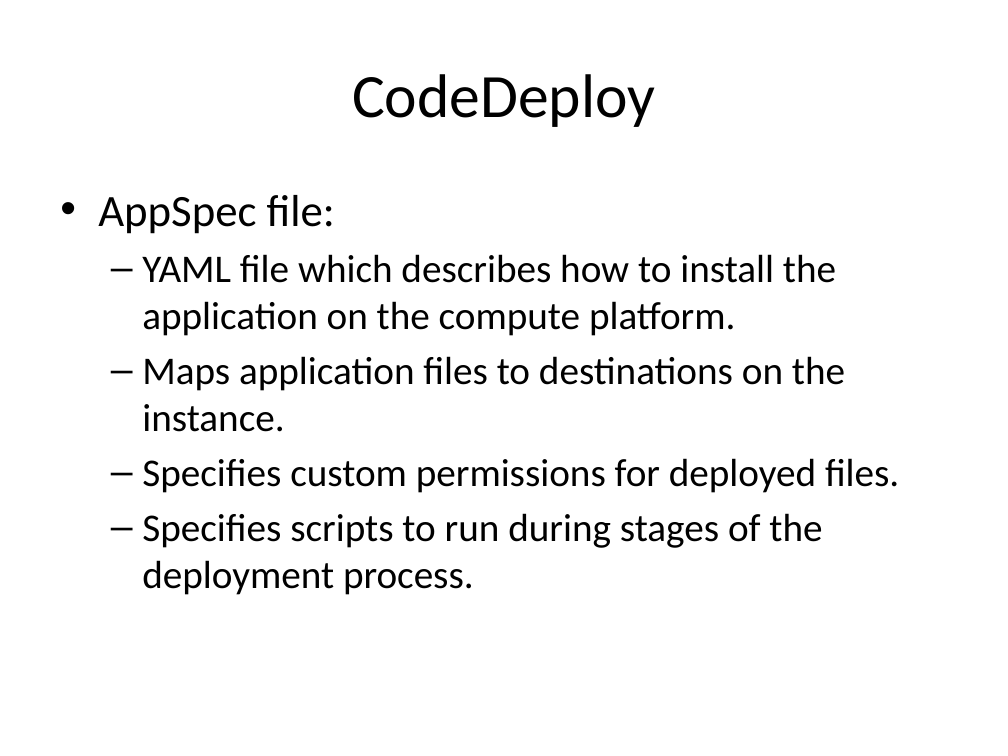
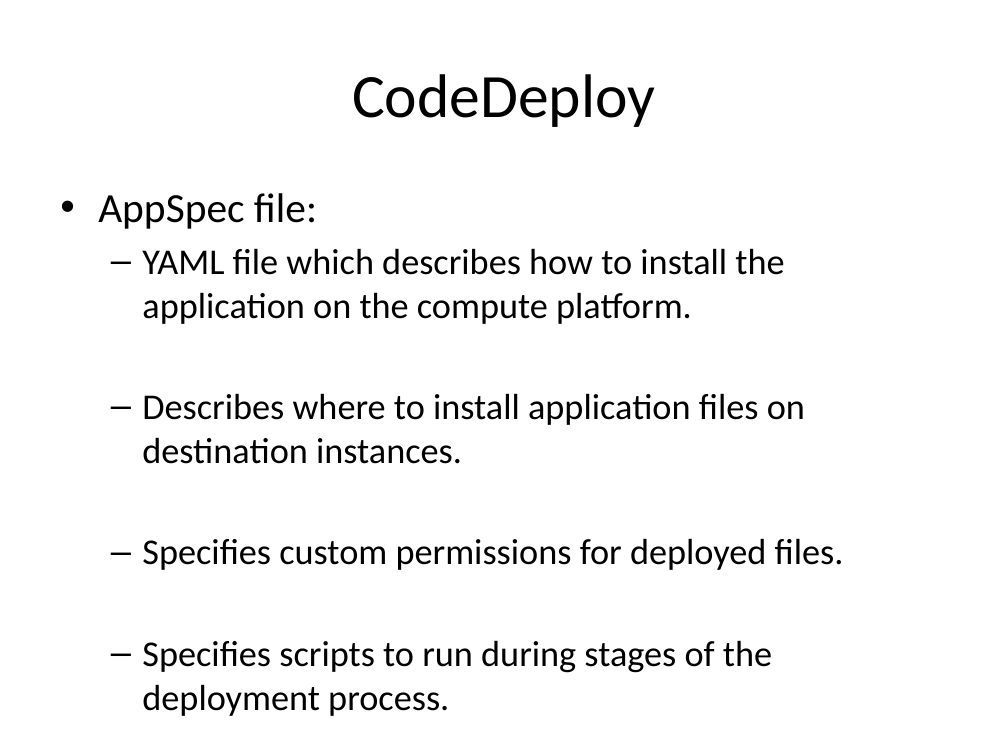
Before and after one commit to jasondbaker/infrastructure-class, a slide deck: slide 31 of lectures/infrastructure-week-10.pptx. Drawn at 1008x756 pixels with LibreOffice and Linux fonts; fonts in the diff are those of the drawing. Boxes give left, top, right and bottom in pixels: in the first picture for what was removed or moved away, otherwise in the second. Text is boxed around its words. In the diff, an @@ line names an element or a change of style, - is before the commit and + after.

```diff
--- a/lectures/infrastructure-week-10.pptx
+++ b/lectures/infrastructure-week-10.pptx
@@ text at [98, 193, 844, 673]: size 32 to 29.6 pt in "AppSpec file:"; size 28 to 25.9 pt in "YAML file which describes how to install ...", "Specifies custom permissions for deployed files.", "Specifies scripts to run during stages of ..." @@
@@ text at [142, 393, 805, 464]: text changed; size 28 to 25.9 pt @@
-  – Maps application files to destinations on the instance.
+  – Describes where to install application files on destination instances.
```
Also in this commit, not shown: 2 other slides changed, 1 other file.
